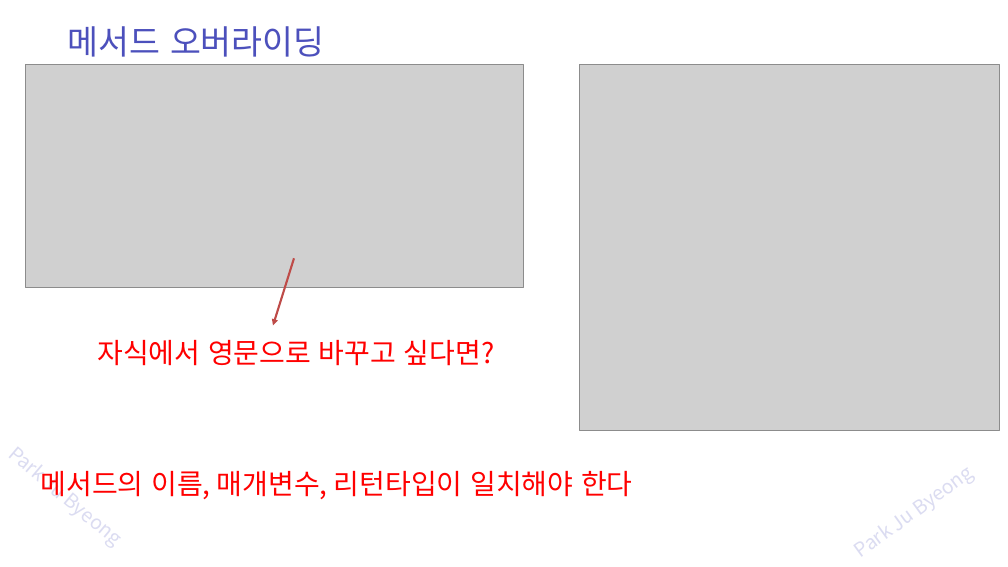
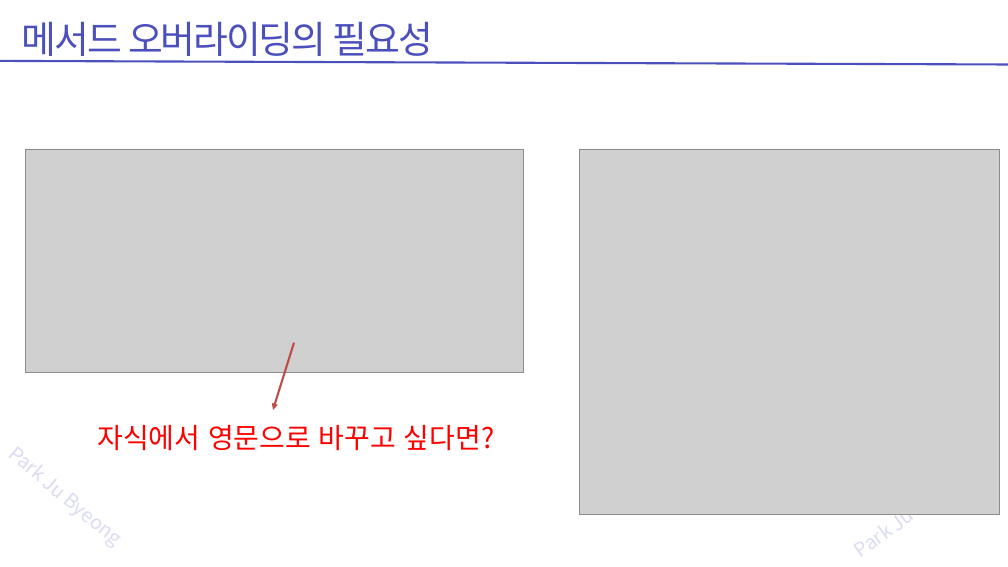
Before and after one commit to zest132/JavaLecture, a slide deck: slide 38 of JavaLecture/LectureFile/java 9강 상속과super.pptx (slide 33 before the commit). Drawn at 1008x567 pixels with LibreOffice and Linux fonts; fonts in the diff are those of the drawing; grey boxes stand for pictures. Boxes give left, top, right and bottom in pixels: in the first picture for what was removed or moved away, otherwise in the second. Text is boxed around its words. In the diff, an @@ line names an element or a change of style, - is before the commit and + after.

```diff
--- a/JavaLecture/LectureFile/java 9강 상속과super.pptx
+++ b/JavaLecture/LectureFile/java 9강 상속과super.pptx
@@ text at (22, 21, 433, 64): text changed; size 48 to 54 pt @@
-메서드 오버라이딩
+메서드 오버라이딩의 필요성
@@ line added from (1008, 65) to (0, 61), #4C50BC 3 pt @@
@@ 2 pictures, 1 text, 1 arrow: place and size @@
-2 pictures, 1 text, 1 arrow at (25, 65, 999, 430)
+2 pictures, 1 text, 1 arrow at (25, 149, 999, 514)
@@ text removed at (41, 471, 632, 499) @@
-메서드의 이름, 매개변수, 리턴타입이 일치해야 한다
```
Also in this commit, not shown: 28 other slides changed, 19 slides added, 15 slides removed, 10 other files.
